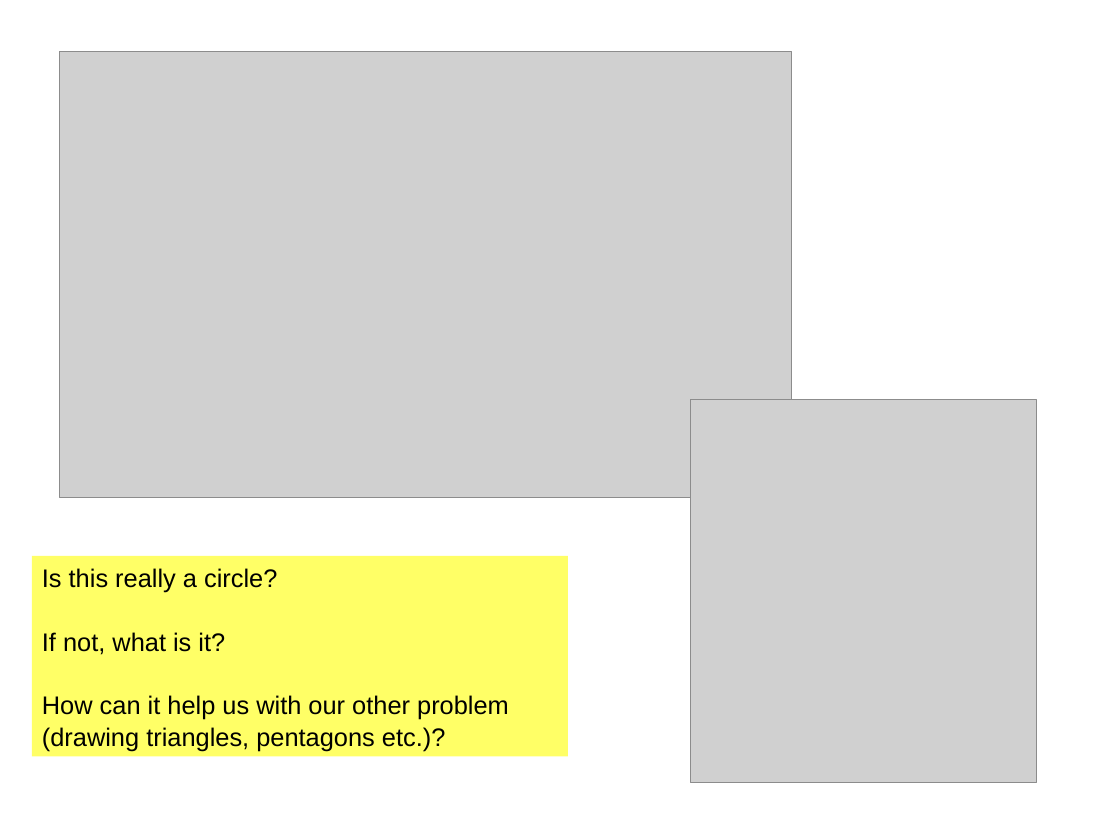
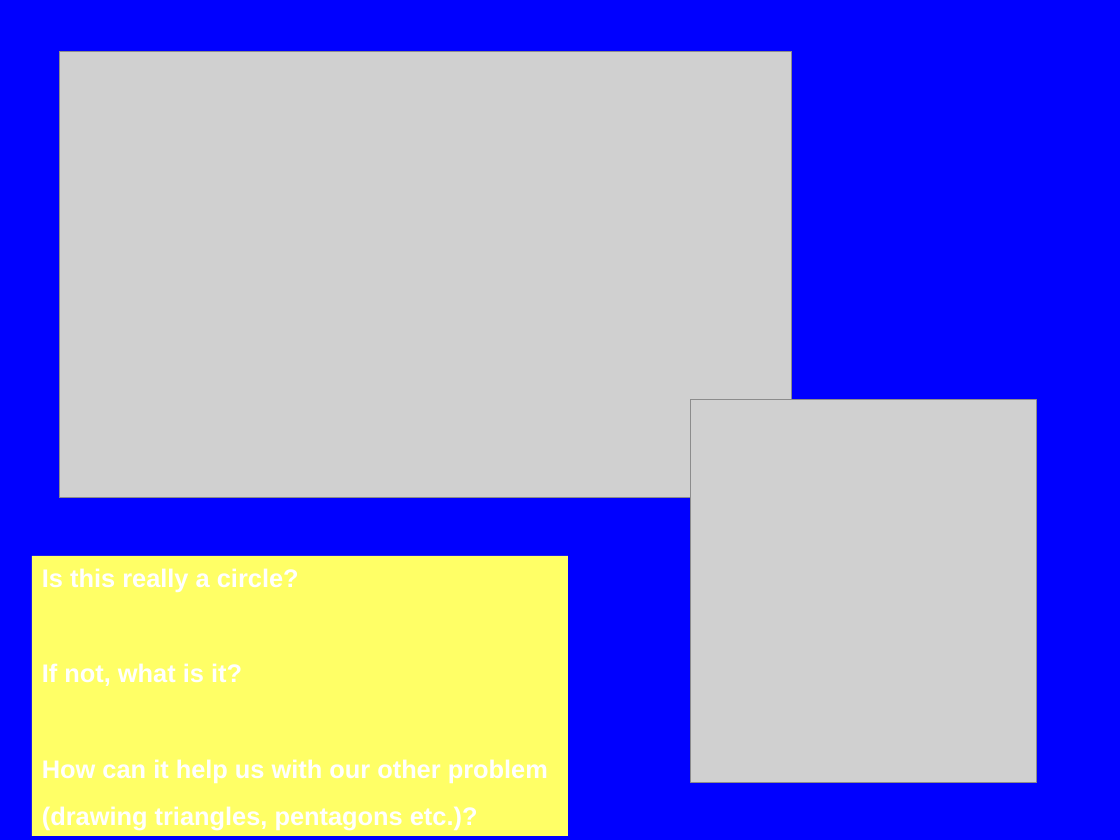
Before and after one commit to m-tranter/cathedral, a slide deck: slide 4 of scratch/scratch2.ppt. Drawn at 1120x840 pixels with LibreOffice and Linux fonts; fonts in the diff are those of the drawing; grey boxes stand for pictures. Boxes give left, top, right and bottom in pixels: in the first picture for what was removed or moved away, otherwise in the second. Text is boxed around its words. In the diff, an @@ line names an element or a change of style, - is before the commit and + after.

```diff
--- a/scratch/scratch2.ppt
+++ b/scratch/scratch2.ppt
@@ background #FFFFFF to #0000FF @@
@@ rectangle "Is this really a circle?" resized from (x1=32, y1=556, x2=568, y2=756) to (x1=32, y1=556, x2=568, y2=836) @@
@@ rectangle "Is this really a circle?" at (x1=32, y1=556, x2=568, y2=836): text colour #000000 to #FFFFFF, bold on; more space between paragraphs @@
```
Also in this commit, not shown: 5 other slides changed, 1 slide added, 1 slide removed, 1 other file.
